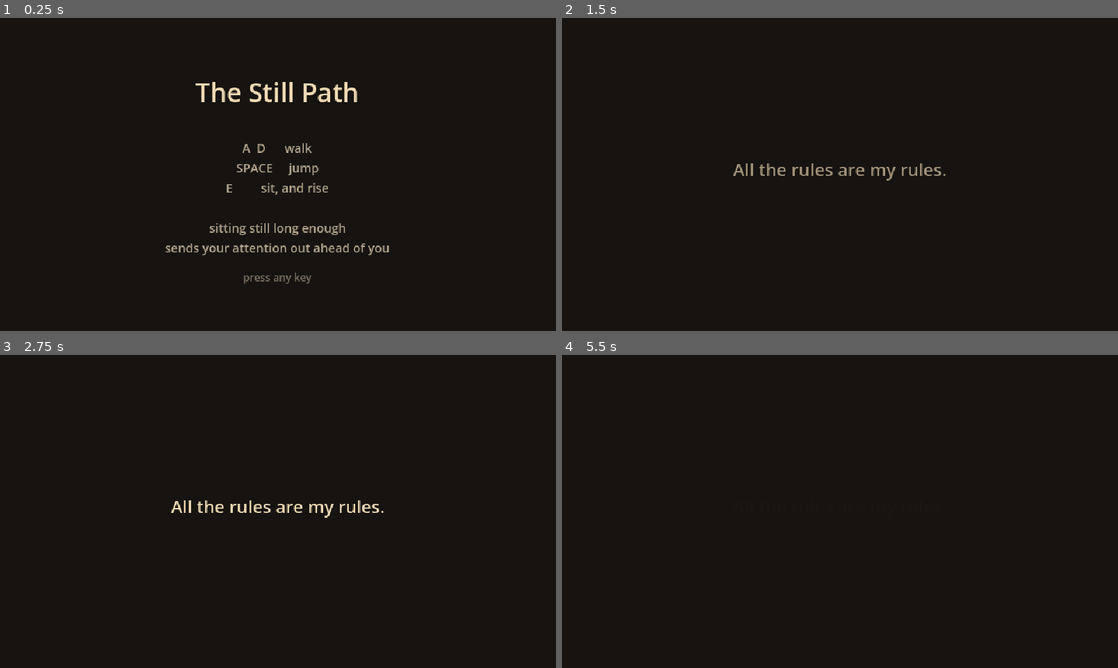
Above: before the commit, frames 1-4 (two rows, left to right).
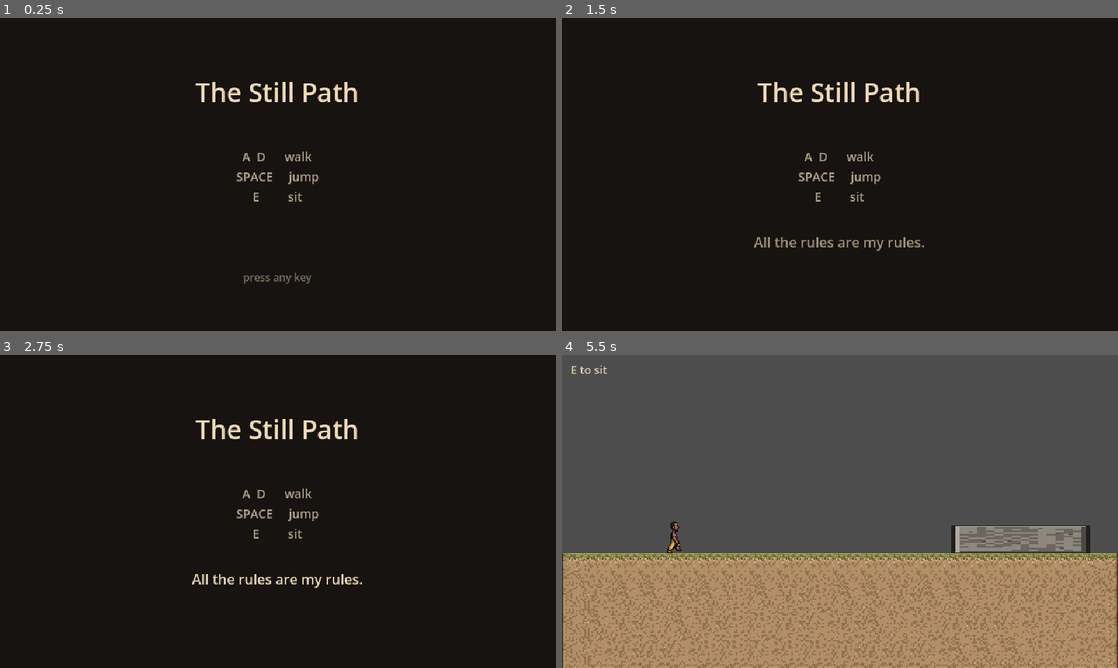
Above: after the commit, the same moments.

Repository: MariusHeider/the-still-path
Game: Godot game, scene res://Scenes/title.tscn
Two runs of this game, one before a commit and one after it. Both use one fixed random seed, a clock stepped at 60 frames per second and the inputs below.
Inputs (mouse positions are in pixels of both pictures, inside the frame that each line leads up to):
- Up to frame 1 (0.25 s): no input
- Up to frame 2 (1.5 s): tap Enter at 0.5 s; move the mouse to (962, 158) at 0.52 s; hold D (move_right) from 0.53 s (still down); tap E (interact) at 0.6, 1.35 s; click (962, 158) at 0.67 s; tap Space (jump) at 0.77 s; move the mouse to (728, 190) at 1.27 s
- Up to frame 3 (2.75 s): tap Space (jump) at 1.52, 2 s; move the mouse to (333, 442) at 2.02 s; release D (move_right) at 2.03 s; hold A (move_left) from 2.03 s (still down); tap E (interact) at 2.1 s
- Up to frame 4 (5.5 s): tap Enter at 2.75, 4.25 s; move the mouse to (812, 574) at 2.77 s; release A (move_left) at 2.78 s; hold D (move_right) 2.78-4.28 s; tap E (interact) every 0.75 s from 2.85 to 5.1 s; click (812, 574) at 2.92 s; tap Space (jump) at 3.02, 3.5, 3.77, 4.52 s; move the mouse to (1006, 558) at 3.52 s; move the mouse to (673, 464) at 4.27 s; hold A (move_left) 4.28-5.03 s; move the mouse to (867, 511) at 5.02 s; hold D (move_right) from 5.03 s (still down); click (867, 511) at 5.17 s

The runs differ from the first frame. In frame 1, 1.7% of the frame differs, in the area x 29-70%, y 40-76%; in frame 2, 2.0%; in frame 3, 2.1%; in frame 4, 100%, in the area x 0-100%, y 0-100%.

Commit message:
Fix the blank web build, recover from falls, and reframe the opening line
The level map is a plain .txt, which Godot does not treat as a resource, so an
empty include_filter meant it was never packed. The exported game loaded a
level with no map and drew nothing: the whole thing worked locally and showed a
grey screen on the web.

Falling out of the world now puts the seeker back on the last ground he stood
on, instead of dropping forever.

The opening tool line now appears beneath the controls while they are still on
screen, rather than alone afterwards. Alone it read as a title for the level
about to start; underneath, it reads as a remark about the three lines above
it, which is what it is.

Co-Authored-By: Claude Opus 5 <noreply@anthropic.com>

Diff:
--- a/Scenes/title.tscn
+++ b/Scenes/title.tscn
@@ -28,17 +28,14 @@
 horizontal_alignment = 1
 
 [node name="Controls" type="Label" parent="."]
-offset_top = 140.0
+offset_top = 150.0
 offset_right = 640.0
-offset_bottom = 260.0
+offset_bottom = 240.0
 theme_override_colors/font_color = Color(0.706, 0.647, 0.553, 1)
 theme_override_font_sizes/font_size = 14
 text = "A  D      walk
 SPACE     jump
-E         sit, and rise
-
-sitting still long enough
-sends your attention out ahead of you"
+E         sit"
 horizontal_alignment = 1
 
 [node name="Prompt" type="Label" parent="."]
@@ -51,10 +48,10 @@
 horizontal_alignment = 1
 
 [node name="Tool" type="Label" parent="."]
-offset_top = 160.0
+offset_top = 246.0
 offset_right = 640.0
-offset_bottom = 200.0
+offset_bottom = 276.0
 theme_override_colors/font_color = Color(0.937, 0.855, 0.706, 1)
-theme_override_font_sizes/font_size = 20
+theme_override_font_sizes/font_size = 16
 text = "All the rules are my rules."
 horizontal_alignment = 1
--- a/Scripts/level_map.gd
+++ b/Scripts/level_map.gd
@@ -150,6 +150,8 @@
 	camera.limit_top = 0
 	camera.limit_right = _width * TILE
 	camera.limit_bottom = _height * TILE
+	# One screen below the map is far enough that a fall reads as a fall.
+	player.fall_limit = _height * TILE + 200.0
 
 
 # --- Tool messages ----------------------------------------------------------
--- a/Scripts/player.gd
+++ b/Scripts/player.gd
@@ -48,6 +48,11 @@
 ## A jump pressed this long before landing still fires on touchdown.
 @export var jump_buffer_time := 0.12
 
+@export_group("Recovery")
+## Below this y the seeker has left the world and is put back. The level sets it
+## from the map height; the default only matters if he is used outside one.
+@export var fall_limit := 100000.0
+
 @export_group("Awareness")
 ## Where the attention appears, relative to the seated body.
 @export var awareness_offset := Vector2(0.0, -22.0)
@@ -73,6 +78,8 @@
 var _transition := ""
 
 var _teleporting := false
+## The last place he stood safely, used to put him back after a fall.
+var _last_safe := Vector2.ZERO
 
 @onready var _sprite: AnimatedSprite2D = get_node_or_null("AnimatedSprite2D")
 @onready var _awareness: Awareness = get_node_or_null("Awareness")
@@ -96,6 +103,13 @@
 	if _teleporting:
 		move_and_slide()
 		return
+	if global_position.y > fall_limit:
+		respawn()
+		return
+	# Remember solid ground, but only while standing still enough that the spot
+	# is somewhere he could be put back down without immediately falling again.
+	if is_on_floor() and absf(velocity.x) < 40.0:
+		_last_safe = global_position
 	var input_dir := Input.get_axis("move_left", "move_right")
 	var jump_pressed := Input.is_action_just_pressed("jump")
 	var sit_pressed := Input.is_action_just_pressed("interact")
@@ -178,6 +192,14 @@
 	seated_changed.emit(seated)
 
 
+## Puts him back on the last ground he stood on. Used for falling out of the
+## world and for anything he should not be able to walk into.
+func respawn() -> void:
+	_set_seated(false)
+	velocity = Vector2.ZERO
+	global_position = _last_safe
+
+
 # --- Awareness --------------------------------------------------------------
 
 func _steer_awareness(delta: float) -> void:
--- a/Scripts/title.gd
+++ b/Scripts/title.gd
@@ -2,9 +2,12 @@
 ## Opening screen. Explains the controls, then names the tool.
 ##
 ## The first tool of the crash course is "all the rules are my rules", and the
-## one place in a game where that is literally true is the controls screen. So
-## the line arrives AFTER the player has read the rules, not before: it lands as
-## a recognition rather than as a lesson to be applied.
+## one place in a game where that is literally true is the controls screen.
+##
+## The line appears BENEATH the controls while they are still on screen, rather
+## than alone after them. Alone, it reads as a chapter title for whatever comes
+## next; underneath, it reads as a remark about the three lines just above it,
+## which is what it actually is.
 
 const LEVEL := "res://Scenes/level.tscn"
 
@@ -27,12 +30,14 @@
 func _begin() -> void:
 	_started = true
 	var tween := create_tween()
-	tween.tween_property($Title, "modulate:a", 0.0, 0.4)
-	tween.parallel().tween_property($Controls, "modulate:a", 0.0, 0.4)
-	tween.parallel().tween_property($Prompt, "modulate:a", 0.0, 0.4)
+	tween.tween_property($Prompt, "modulate:a", 0.0, 0.4)
 	tween.tween_property($Tool, "modulate:a", 1.0, 0.9)
-	tween.tween_interval(2.8)
+	tween.tween_interval(2.6)
+	# Everything leaves together, so nothing is left standing alone long enough
+	# to look like a heading.
 	tween.tween_property($Tool, "modulate:a", 0.0, 0.9)
+	tween.parallel().tween_property($Title, "modulate:a", 0.0, 0.9)
+	tween.parallel().tween_property($Controls, "modulate:a", 0.0, 0.9)
 	tween.tween_callback(_enter_level)
 
 
Binary file added: Assets/Creatures/Elephant_Spritesheet.png
Not shown, added: Assets/Creatures/Elephant_Spritesheet.png.import
Not shown, changed: export_presets.cfg
Not shown, changed: docs/index.html
Not shown, changed: docs/index.pck
